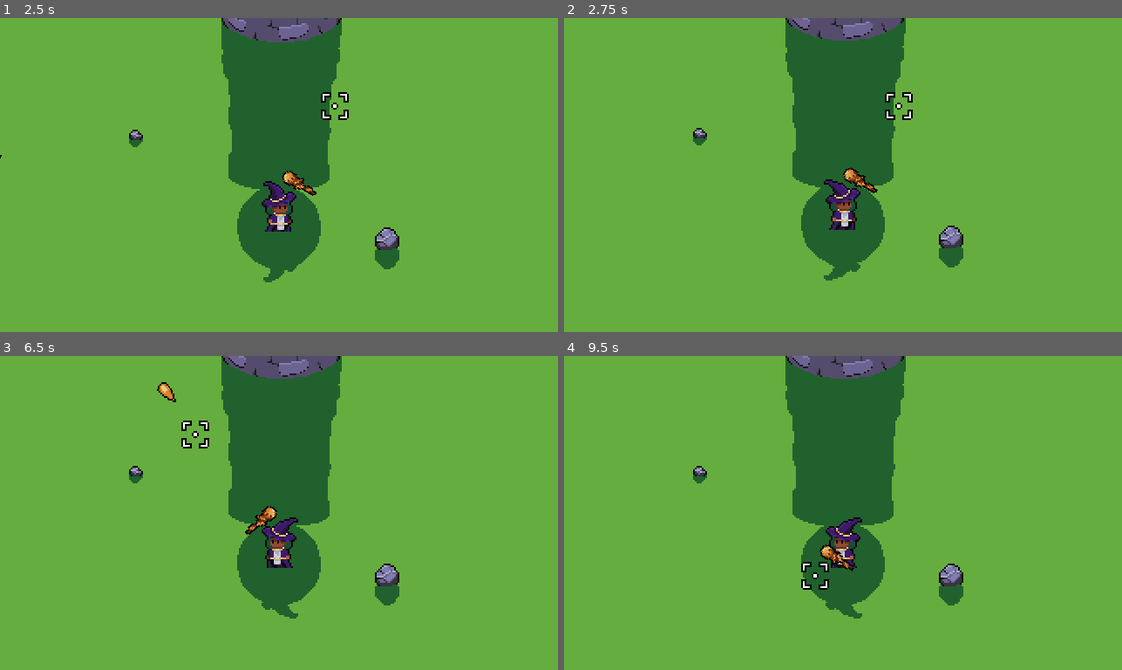
Above: before the commit, frames 1-4 (two rows, left to right).
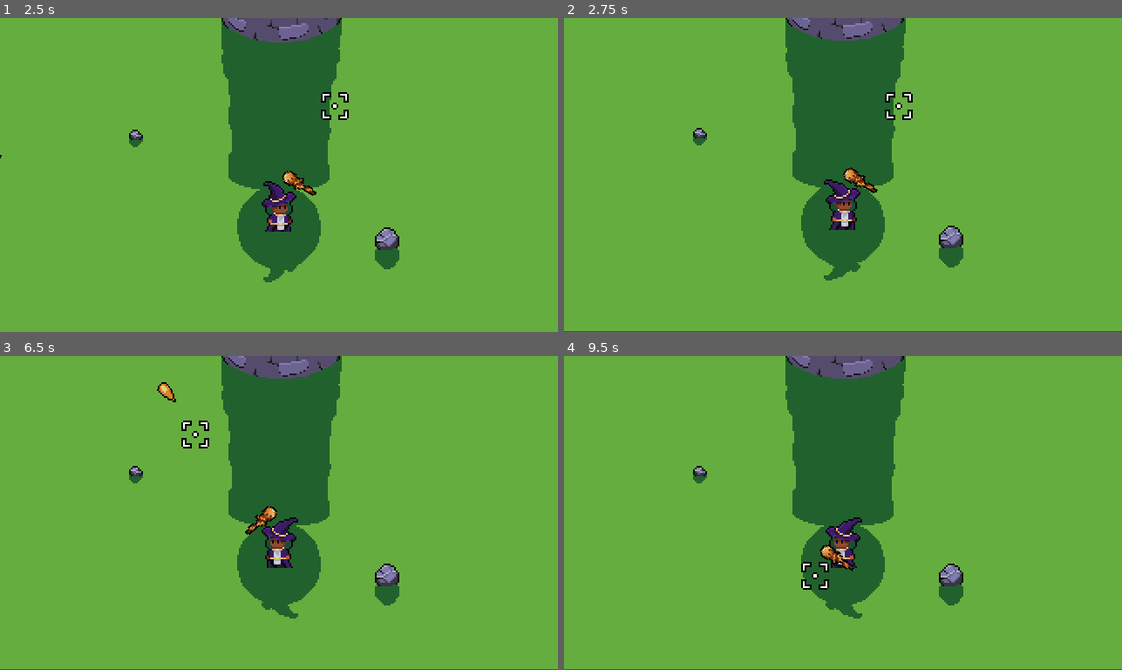
Above: after the commit, the same moments.

Repository: Triceru179/GameJam5
Game: Godot game, scene res://Main.tscn
Same seed, same stepped clock (60 frames per second), same inputs: the game is played once before the commit and once after it.
Inputs (mouse positions are in pixels of both pictures, inside the frame that each line leads up to):
- Up to frame 1 (2.5 s): tap Enter (ui_accept) at 0.5, 0.6, 0.77, 1.07, 1.52, 1.55, 1.82, 2.1 s; move the mouse to (401, 159) at 0.52 s; hold E (action_color_swap_right) 0.53-1.28 s; move the mouse to (167, 190) at 1.27 s; hold S (action_down) 1.28-2.03 s; click (167, 190) at 1.35 s; move the mouse to (334, 105) at 2.02 s; hold E (action_color_swap_right) from 2.03 s (still down)
- Up to frame 2 (2.75 s): keep holding E (action_color_swap_right)
- Up to frame 3 (6.5 s): move the mouse to (251, 575) at 2.77 s; release E (action_color_swap_right) at 2.78 s; hold W (action_up) 2.78-3.53 s; click (251, 575) at 2.85 s; tap Enter (ui_accept) at 3.02, 3.05, 3.32, 3.6, 3.77, 4.07, 4.52, 4.55, 4.82, 5.1, 6.02, 6.05, 6.32 s; move the mouse to (446, 560) at 3.52 s; hold Q (action_color_swap_left) 3.53-5.03 s; move the mouse to (111, 465) at 4.27 s; click (111, 465) at 4.35 s; move the mouse to (306, 513) at 5.02 s; hold S (action_down) 5.03-5.78 s; move the mouse to (195, 434) at 5.77 s; hold E (action_color_swap_right) from 5.78 s (still down); click (195, 434) at 5.85 s
- Up to frame 4 (9.5 s): move the mouse to (965, 497) at 6.52 s; release E (action_color_swap_right) at 6.53 s; hold W (action_up) 6.53-7.28 s; tap Enter (ui_accept) at 6.6, 6.77, 7.07, 7.52, 7.55, 7.82, 8.1, 9.02, 9.05, 9.32 s; move the mouse to (731, 528) at 7.27 s; hold E (action_color_swap_right) 7.28-8.03 s; click (731, 528) at 7.35 s; move the mouse to (898, 443) at 8.02 s; hold S (action_down) 8.03-8.78 s; move the mouse to (815, 575) at 8.77 s; hold Q (action_color_swap_left) from 8.78 s (still down); click (815, 575) at 8.85 s

Frame 1 is identical in both runs. In frame 2, 0.3% of the frame differs, in the area x 0-100%, y 99-100%; in frame 3, 0.3%; in frame 4, 0.3%.

Commit message:
Menu Legal

Diff:
--- a/Main.tscn
+++ b/Main.tscn
@@ -17,6 +17,7 @@
 [node name="World" type="YSort" parent="."]
 
 [node name="Background" type="Sprite" parent="World"]
+position = Vector2( 0, -0.529739 )
 z_index = -10
 texture = ExtResource( 4 )
 region_enabled = true
--- a/autoload/globals.gd
+++ b/autoload/globals.gd
@@ -16,6 +16,7 @@
 
 const COLOR_COUNT = 3
 
+const ACTION_ACCEPT = "action_accept"
 const ACTION_UP = "action_up"
 const ACTION_DOWN = "action_down"
 const ACTION_RIGHT = "action_right"
--- /dev/null
+++ b/menu/Chicago.tres
@@ -0,0 +1,7 @@
+[gd_resource type="DynamicFont" load_steps=2 format=2]
+
+[ext_resource path="res://menu/ChiKareGo2.ttf" type="DynamicFontData" id=1]
+
+[resource]
+size = 32
+font_data = ExtResource( 1 )
--- /dev/null
+++ b/menu/FirstScene.tscn
@@ -0,0 +1,24 @@
+[gd_scene load_steps=2 format=2]
+
+[ext_resource path="res://menu/Chicago.tres" type="DynamicFont" id=1]
+
+[node name="ColorRect" type="ColorRect"]
+anchor_right = 1.0
+anchor_bottom = 1.0
+color = Color( 0.709804, 0.168627, 0.168627, 1 )
+__meta__ = {
+"_edit_use_anchors_": false
+}
+
+[node name="CenterContainer" type="CenterContainer" parent="."]
+anchor_right = 1.0
+anchor_bottom = 1.0
+
+[node name="Label" type="Label" parent="CenterContainer"]
+margin_left = 85.0
+margin_top = 75.0
+margin_right = 235.0
+margin_bottom = 105.0
+custom_fonts/font = ExtResource( 1 )
+custom_colors/font_color_shadow = Color( 0, 0, 0, 1 )
+text = "First Scene"
--- /dev/null
+++ b/menu/MainMenu.tscn
@@ -0,0 +1,129 @@
+[gd_scene load_steps=5 format=2]
+
+[ext_resource path="res://menu/ChiKareGo2.ttf" type="DynamicFontData" id=1]
+[ext_resource path="res://menu/Chicago.tres" type="DynamicFont" id=2]
+[ext_resource path="res://menu/main_menu.gd" type="Script" id=3]
+
+[sub_resource type="DynamicFont" id=1]
+font_data = ExtResource( 1 )
+
+[node name="MarginContainer" type="MarginContainer"]
+anchor_right = 1.0
+anchor_bottom = 1.0
+script = ExtResource( 3 )
+__meta__ = {
+"_edit_use_anchors_": false
+}
+
+[node name="ColorRect" type="ColorRect" parent="."]
+margin_right = 320.0
+margin_bottom = 180.0
+color = Color( 0.392157, 0.0862745, 0.501961, 1 )
+
+[node name="CenterContainer" type="CenterContainer" parent="."]
+margin_right = 320.0
+margin_bottom = 180.0
+
+[node name="VBoxContainer" type="VBoxContainer" parent="CenterContainer"]
+margin_left = 95.0
+margin_top = 38.0
+margin_right = 225.0
+margin_bottom = 141.0
+custom_constants/separation = 20
+
+[node name="CenterContainer" type="CenterContainer" parent="CenterContainer/VBoxContainer"]
+margin_right = 130.0
+margin_bottom = 30.0
+
+[node name="Label" type="Label" parent="CenterContainer/VBoxContainer/CenterContainer"]
+margin_right = 130.0
+margin_bottom = 30.0
+custom_fonts/font = ExtResource( 2 )
+custom_colors/font_color_shadow = Color( 0, 0, 0, 1 )
+text = "Title Text"
+
+[node name="CenterContainer2" type="CenterContainer" parent="CenterContainer/VBoxContainer"]
+margin_top = 50.0
+margin_right = 130.0
+margin_bottom = 103.0
+
+[node name="VBoxContainer" type="VBoxContainer" parent="CenterContainer/VBoxContainer/CenterContainer2"]
+margin_left = 35.0
+margin_right = 95.0
+margin_bottom = 53.0
+
+[node name="CenterContainer" type="CenterContainer" parent="CenterContainer/VBoxContainer/CenterContainer2/VBoxContainer"]
+margin_right = 60.0
+margin_bottom = 15.0
+
+[node name="HBoxContainer" type="HBoxContainer" parent="CenterContainer/VBoxContainer/CenterContainer2/VBoxContainer/CenterContainer"]
+margin_right = 60.0
+margin_bottom = 15.0
+
+[node name="Selector" type="Label" parent="CenterContainer/VBoxContainer/CenterContainer2/VBoxContainer/CenterContainer/HBoxContainer"]
+margin_right = 7.0
+margin_bottom = 15.0
+rect_min_size = Vector2( 7, 0 )
+custom_fonts/font = SubResource( 1 )
+custom_colors/font_color_shadow = Color( 0, 0, 0, 1 )
+text = ">"
+
+[node name="OptionName" type="Label" parent="CenterContainer/VBoxContainer/CenterContainer2/VBoxContainer/CenterContainer/HBoxContainer"]
+margin_left = 11.0
+margin_right = 60.0
+margin_bottom = 15.0
+rect_min_size = Vector2( 49, 0 )
+custom_fonts/font = SubResource( 1 )
+custom_colors/font_color_shadow = Color( 0, 0, 0, 1 )
+text = "Start"
+
+[node name="CenterContainer2" type="CenterContainer" parent="CenterContainer/VBoxContainer/CenterContainer2/VBoxContainer"]
+margin_top = 19.0
+margin_right = 60.0
+margin_bottom = 34.0
+
+[node name="HBoxContainer" type="HBoxContainer" parent="CenterContainer/VBoxContainer/CenterContainer2/VBoxContainer/CenterContainer2"]
+margin_right = 60.0
+margin_bottom = 15.0
+
+[node name="Selector" type="Label" parent="CenterContainer/VBoxContainer/CenterContainer2/VBoxContainer/CenterContainer2/HBoxContainer"]
+margin_right = 7.0
+margin_bottom = 15.0
+rect_min_size = Vector2( 7, 0 )
+custom_fonts/font = SubResource( 1 )
+custom_colors/font_color_shadow = Color( 0, 0, 0, 1 )
+text = ">"
+
+[node name="OptionName" type="Label" parent="CenterContainer/VBoxContainer/CenterContainer2/VBoxContainer/CenterContainer2/HBoxContainer"]
+margin_left = 11.0
+margin_right = 60.0
+margin_bottom = 15.0
+custom_fonts/font = SubResource( 1 )
+custom_colors/font_color_shadow = Color( 0, 0, 0, 1 )
+text = "Options"
+
+[node name="CenterContainer3" type="CenterContainer" parent="CenterContainer/VBoxContainer/CenterContainer2/VBoxContainer"]
+margin_top = 38.0
+margin_right = 60.0
+margin_bottom = 53.0
+
+[node name="HBoxContainer" type="HBoxContainer" parent="CenterContainer/VBoxContainer/CenterContainer2/VBoxContainer/CenterContainer3"]
+margin_right = 60.0
+margin_bottom = 15.0
+
+[node name="Selector" type="Label" parent="CenterContainer/VBoxContainer/CenterContainer2/VBoxContainer/CenterContainer3/HBoxContainer"]
+margin_right = 7.0
+margin_bottom = 15.0
+rect_min_size = Vector2( 7, 0 )
+custom_fonts/font = SubResource( 1 )
+custom_colors/font_color_shadow = Color( 0, 0, 0, 1 )
+text = ">"
+
+[node name="OptionName" type="Label" parent="CenterContainer/VBoxContainer/CenterContainer2/VBoxContainer/CenterContainer3/HBoxContainer"]
+margin_left = 11.0
+margin_right = 60.0
+margin_bottom = 15.0
+rect_min_size = Vector2( 49, 0 )
+custom_fonts/font = SubResource( 1 )
+custom_colors/font_color_shadow = Color( 0, 0, 0, 1 )
+text = "Exit"
--- /dev/null
+++ b/menu/main_menu.gd
@@ -0,0 +1,42 @@
+extends MarginContainer
+
+const first_scene = preload("res://menu/FirstScene.tscn")
+
+onready var selector_one = $CenterContainer/VBoxContainer/CenterContainer2/VBoxContainer/CenterContainer/HBoxContainer/Selector
+onready var selector_two = $CenterContainer/VBoxContainer/CenterContainer2/VBoxContainer/CenterContainer2/HBoxContainer/Selector
+onready var selector_three = $CenterContainer/VBoxContainer/CenterContainer2/VBoxContainer/CenterContainer3/HBoxContainer/Selector
+
+var current_selection = 0
+
+func _ready():
+	set_current_selection(0)
+
+func _process(_delta):
+	if Input.is_action_just_pressed(Globals.ACTION_DOWN) and current_selection < 2:
+		current_selection += 1
+		set_current_selection(current_selection)
+	elif Input.is_action_just_pressed(Globals.ACTION_UP) and current_selection > 0:
+		current_selection -= 1
+		set_current_selection(current_selection)
+	elif Input.is_action_just_pressed("ui_accept"):
+		handle_selection(current_selection)
+
+func handle_selection(_current_selection):
+	if _current_selection == 0:
+		get_parent().add_child(first_scene.instance())
+		queue_free()
+	elif _current_selection == 1:
+		print("Add options!")
+	elif _current_selection == 2:
+		get_tree().quit()
+
+func set_current_selection(_current_selection):
+	selector_one.text = ""
+	selector_two.text = ""
+	selector_three.text = ""
+	if _current_selection == 0:
+		selector_one.text = ">"
+	elif _current_selection == 1:
+		selector_two.text = ">"
+	elif _current_selection == 2:
+		selector_three.text = ">"
Binary file added: menu/ChiKareGo2.ttf
